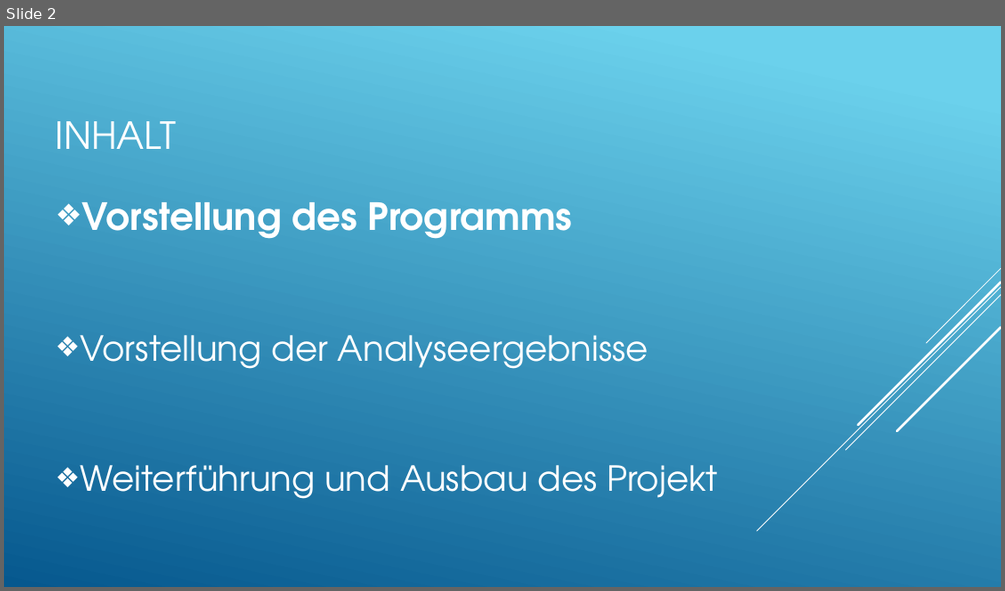
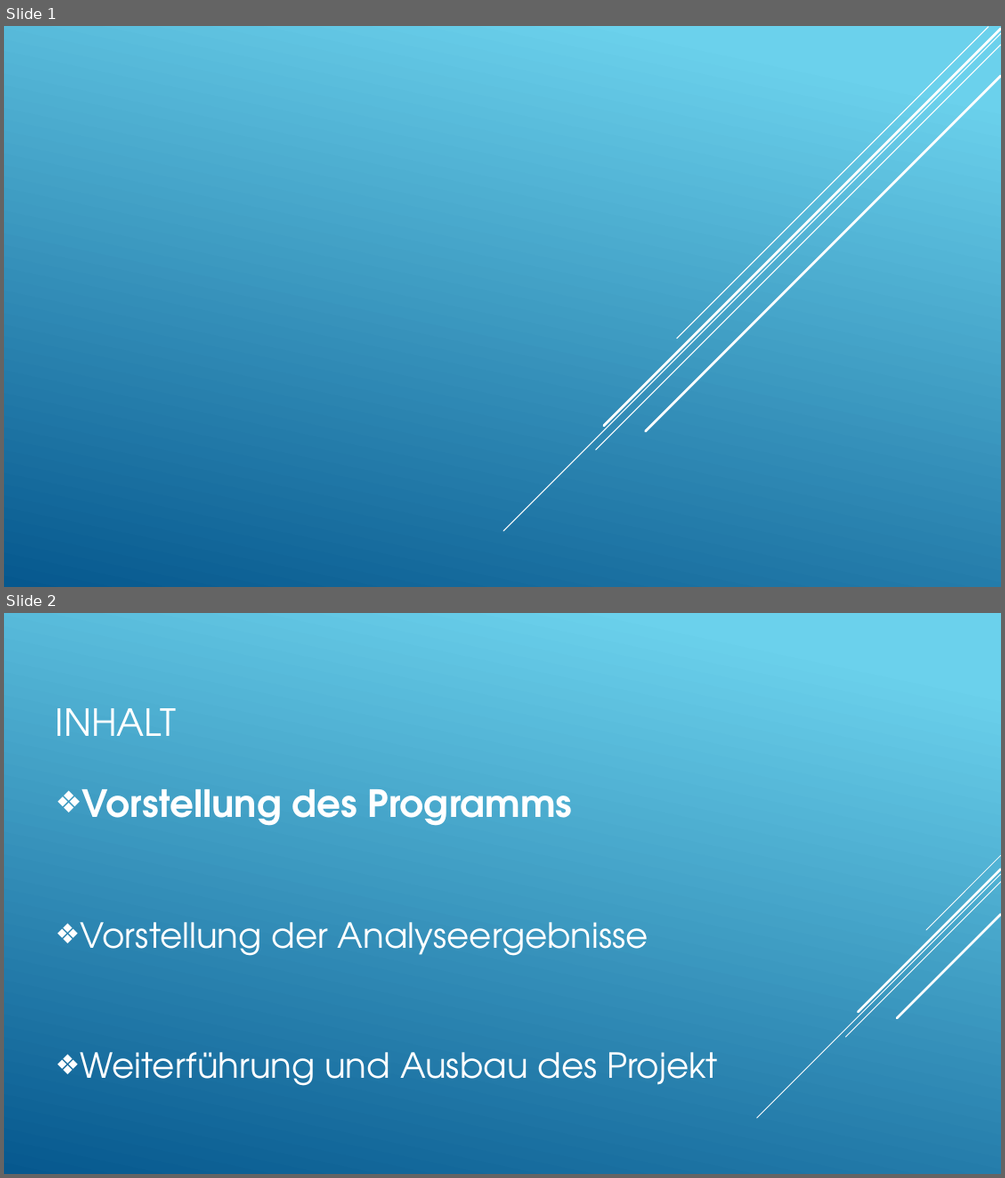
Before and after one commit to Dragnee1Natsu/Air-q-Projekt, a slide deck: Abschlusspräsentation.pptx. Shown one above the other, each under a label of ours: slide 2 before the commit, slides 1 and 2 after it. The pictures are 1005x591 and 1005x1178 pixels, drawn with LibreOffice and Linux fonts; fonts in the diff are those of the drawing. Boxes give left, top, right and bottom in pixels: in the first picture for what was removed or moved away, otherwise in the second. Text is boxed around its words. In the diff, an @@ line names an element or a change of style, - is before the commit and + after.

```diff
--- a/Abschlusspräsentation.pptx
+++ b/Abschlusspräsentation.pptx
@@ slide 1 added at (x1=4, y1=26, x2=1001, y2=587), background gradient #6ED2EB to #06588E @@
@@ line added from (1001, 33) to (503, 531), #FFFFFF 1 pt @@
@@ line added from (1001, 45) to (596, 450), #FFFFFF 1 pt @@
@@ line added from (1001, 29) to (604, 426), #FFFFFF 2.5 pt @@
@@ line added from (988, 27) to (677, 338), #FFFFFF 1 pt @@
@@ line added from (1001, 76) to (646, 431), #FFFFFF 2.5 pt @@
```
Also in this commit, not shown: 1 slide removed, 9 other files.
